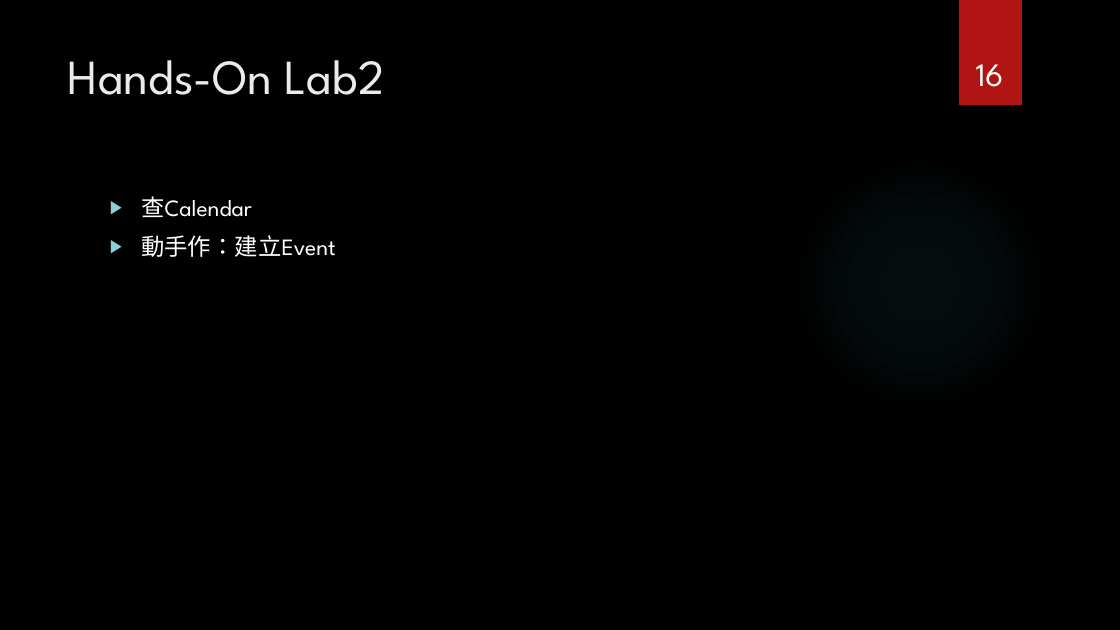
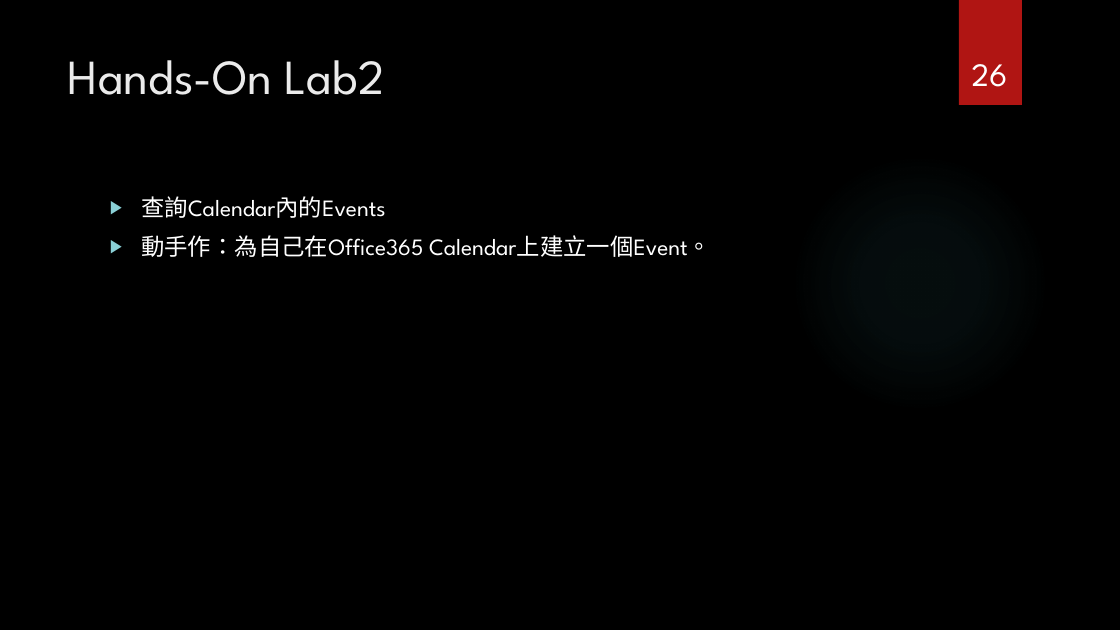
Before and after one commit to Johndgnzj/FCULab.GraphAndBot, a slide deck: slide 26 of Documents/Workshop-Day1_MicrosoftGraphAPI.pptx (slide 16 before the commit). Drawn at 1120x630 pixels with LibreOffice and Linux fonts; fonts in the diff are those of the drawing; background and template pictures are left out. Boxes give left, top, right and bottom in pixels: in the first picture for what was removed or moved away, otherwise in the second. Text is boxed around its words. In the diff, an @@ line names an element or a change of style, - is before the commit and + after.

```diff
--- a/Documents/Workshop-Day1_MicrosoftGraphAPI.pptx
+++ b/Documents/Workshop-Day1_MicrosoftGraphAPI.pptx
@@ page number at [972,64,1008,87]: text changed @@
-16
+26
@@ text at [141,196,711,257]: text changed @@
-▶ 查Calendar
-▶ 動手作：建立Event
+▶ 查詢Calendar內的Events
+▶ 動手作：為自己在Office365 Calendar上建立一個Event。
```
Also in this commit, not shown: 7 other slides changed, 10 slides added.
